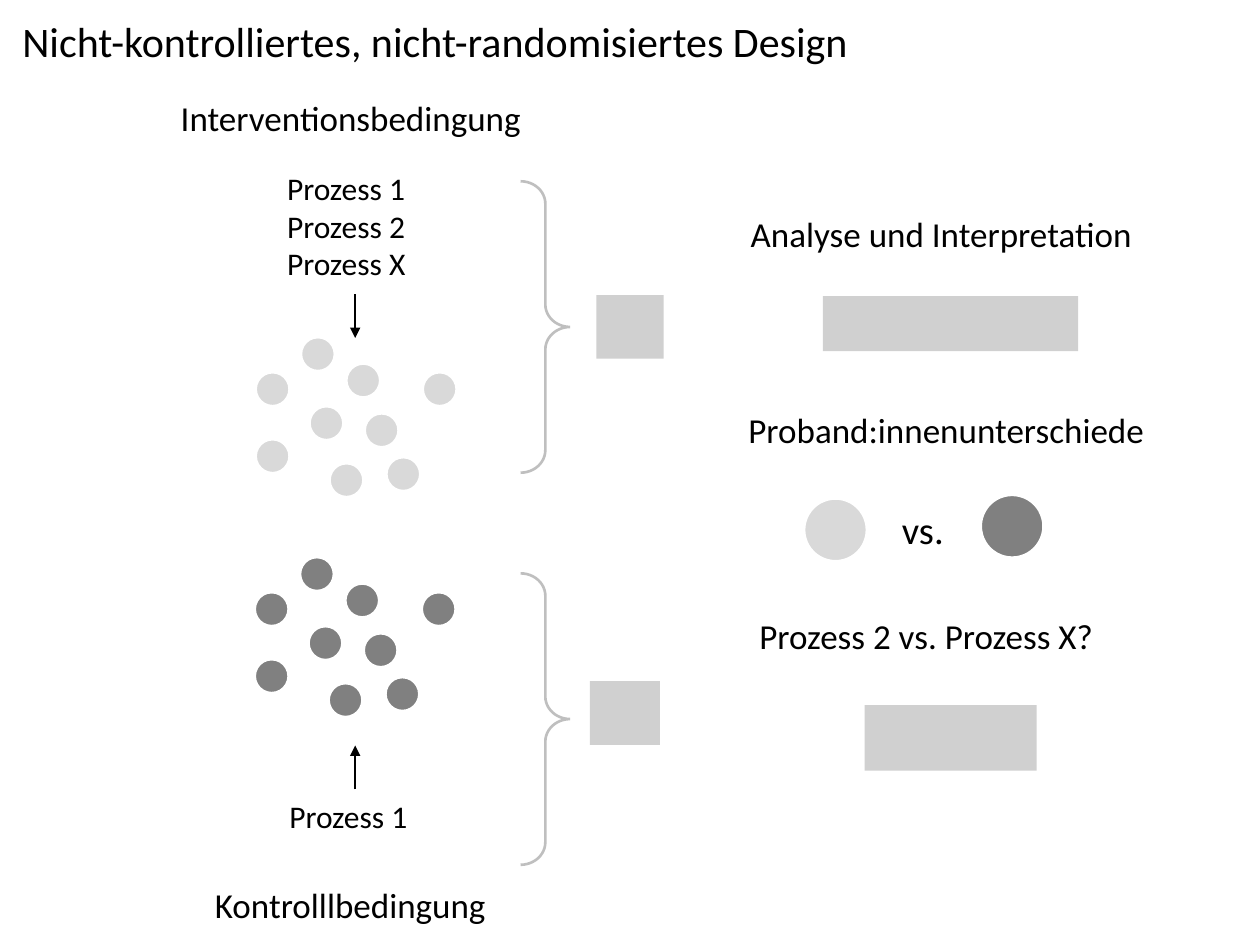
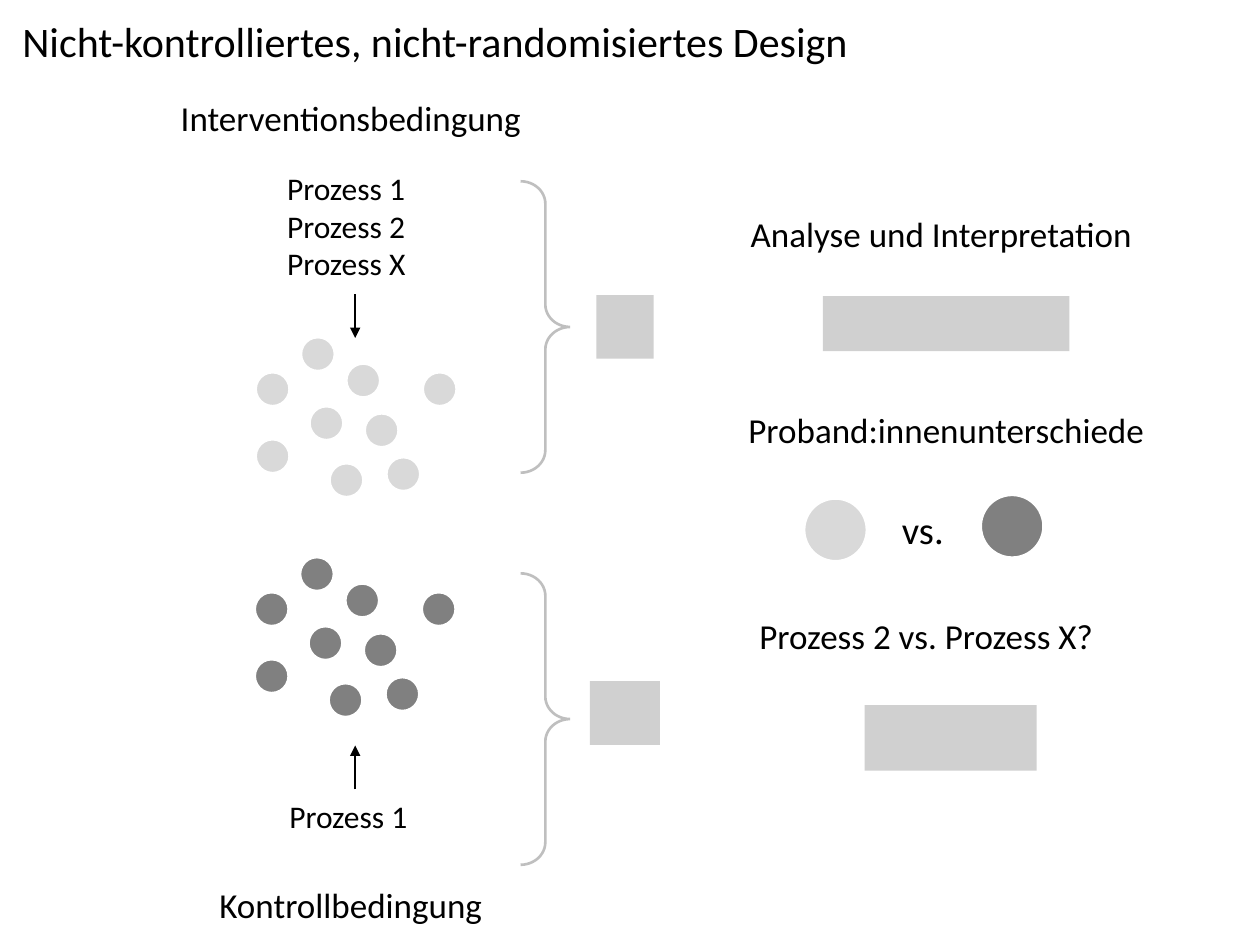
Before and after one commit to dirk-ostwald/Interventionsforschung-SoSe-2026, a slide deck: slide 1 of 1-Interventionsforschung/1-Abbildungen/ivf-1-additiv-subtraktives-design-modell-1.pptx. Drawn at 1260x945 pixels with LibreOffice and Linux fonts; fonts in the diff are those of the drawing; grey boxes stand for pictures. Boxes give left, top, right and bottom in pixels: in the first picture for what was removed or moved away, otherwise in the second. Text is boxed around its words. In the diff, an @@ line names an element or a change of style, - is before the commit and + after.

```diff
--- a/1-Interventionsforschung/1-Abbildungen/ivf-1-additiv-subtraktives-design-modell-1.pptx
+++ b/1-Interventionsforschung/1-Abbildungen/ivf-1-additiv-subtraktives-design-modell-1.pptx
@@ picture: place and size @@
-picture at <box>596,295,663,358</box>
+picture at <box>596,295,653,358</box>
@@ picture: place and size @@
-picture at <box>823,296,1079,352</box>
+picture at <box>823,296,1070,352</box>
@@ text at <box>219,893,482,924</box>: text changed @@
-Kontrolllbedingung
+Kontrollbedingung
```
Also in this commit, not shown: 31 other files.
